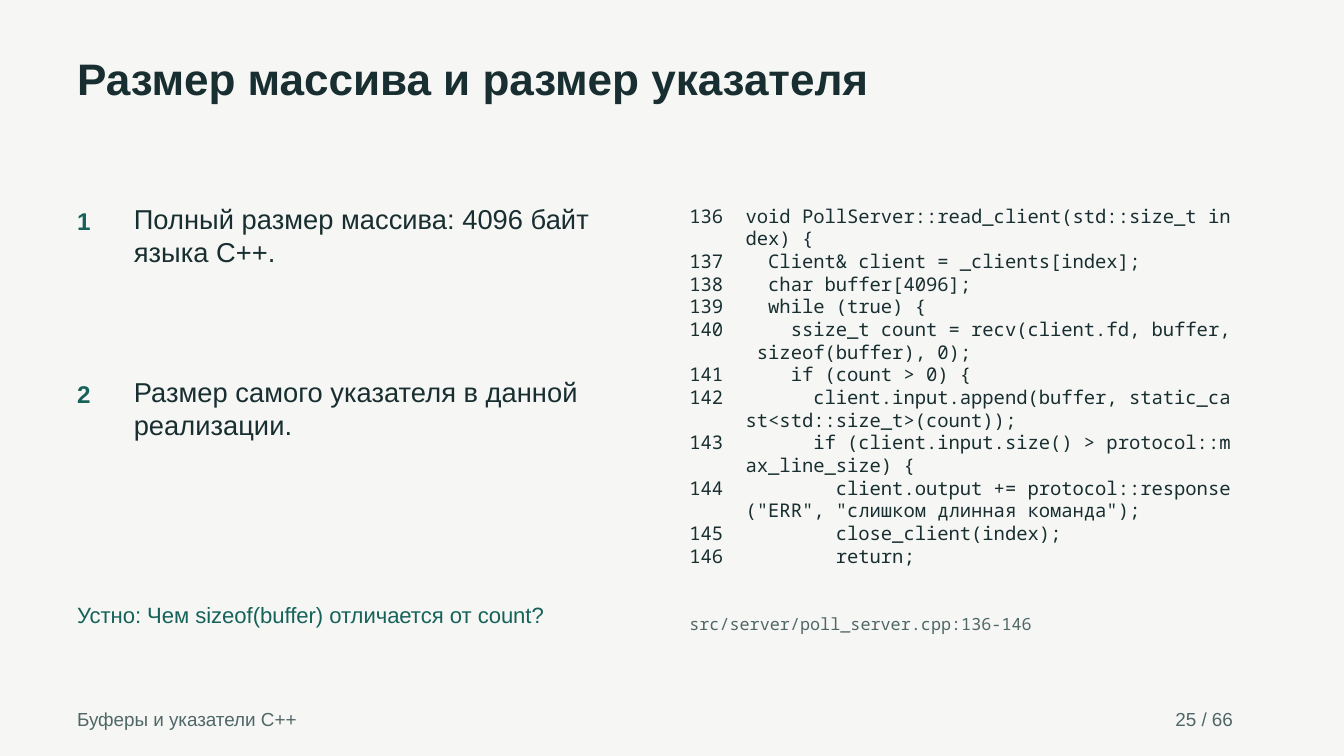
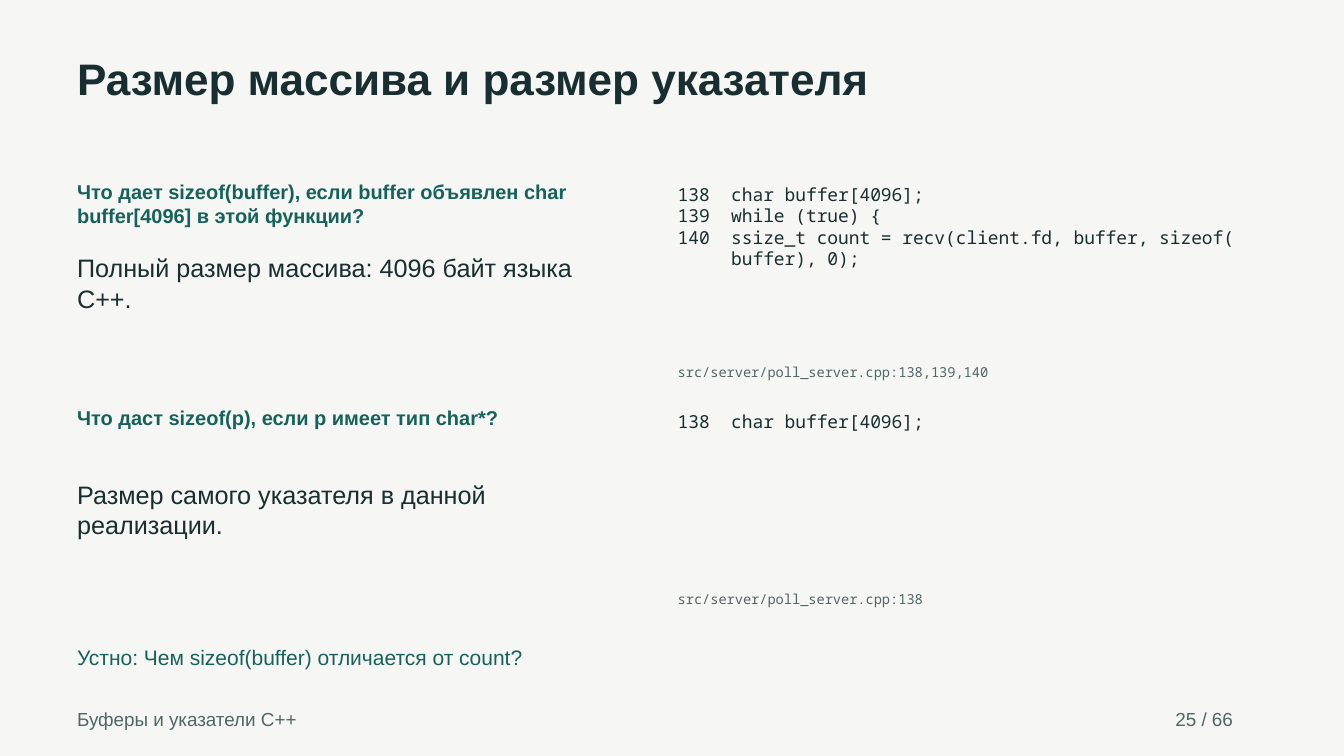
Before and after one commit to AlexUner/alexey-tcp-defense, a slide deck: slide 25 of presentation.pptx. Drawn at 1344x756 pixels with LibreOffice and Linux fonts; fonts in the diff are those of the drawing. Boxes give left, top, right and bottom in pixels: in the first picture for what was removed or moved away, otherwise in the second. Text is boxed around its words. In the diff, an @@ line names an element or a change of style, - is before the commit and + after.

```diff
--- a/presentation.pptx
+++ b/presentation.pptx
@@ text added at [77,184,566,227], 14.2 pt, text #16625A, bold @@
+Что дает sizeof(buffer), если buffer объявлен char buffer[4096] в этой функции?
@@ text added at [678,187,1234,268], 12.8 pt, text #182E30 @@
+138 char buffer[4096];
+139 while (true) {
+140 ssize_t count = recv(client.fd, buffer, sizeof(
+buffer), 0);
@@ text removed at [689,208,1231,566] @@
-136 void PollServer::read_client(std::size_t in
-dex) {
-137 Client& client = _clients[index];
-138 char buffer[4096];
-139 while (true) {
-140 ssize_t count = recv(client.fd, buffer,
-sizeof(buffer), 0);
-141 if (count > 0) {
-142 client.input.append(buffer, static_ca
-st<std::size_t>(count));
-143 if (client.input.size() > protocol::m
-ax_line_size) {
-144 client.output += protocol::response
-("ERR", "слишком длинная команда");
-145 close_client(index);
-146 return;
@@ text removed at [77,213,90,230] @@
-1
@@ text "Полный размер массива: 4096 байт ...": place and size @@
-text "Полный размер массива: 4096 байт ..." at [134,208,589,263]
+text "Полный размер массива: 4096 байт ..." at [77,258,572,309]
@@ text "Полный размер массива: 4096 байт ..." at [77,258,572,309]: size 19.5 to 18 pt @@
@@ text removed at [77,386,90,403] @@
-2
@@ text added at [678,366,989,381], 9.8 pt, text #506667 @@
+src/server/poll_server.cpp:138,139,140
@@ text added at [77,410,498,429], 14.2 pt, text #16625A, bold @@
+Что даст sizeof(p), если p имеет тип char*?
@@ text added at [678,414,924,431], 12.8 pt, text #182E30 @@
+138 char buffer[4096];
@@ text "Размер самого указателя в данной ..." at [77,485,486,540]: size 19.5 to 18 pt @@
@@ text "Размер самого указателя в данной ...": place and size @@
-text "Размер самого указателя в данной ..." at [134,381,578,440]
+text "Размер самого указателя в данной ..." at [77,485,486,540]
@@ text at [678,593,923,608]: text changed; size 12 to 9.8 pt @@
-src/server/poll_server.cpp:136-146
+src/server/poll_server.cpp:138
@@ text "Устно: Чем sizeof(buffer) отличается от ...": place and size @@
-text "Устно: Чем sizeof(buffer) отличается от ..." at [77,607,544,628]
+text "Устно: Чем sizeof(buffer) отличается от ..." at [77,649,522,669]
@@ text "Устно: Чем sizeof(buffer) отличается от ..." at [77,649,522,669]: size 15.8 to 15 pt @@
```
Also in this commit, not shown: 54 other slides changed, 9 slides added, 9 slides removed, 2 other files.
